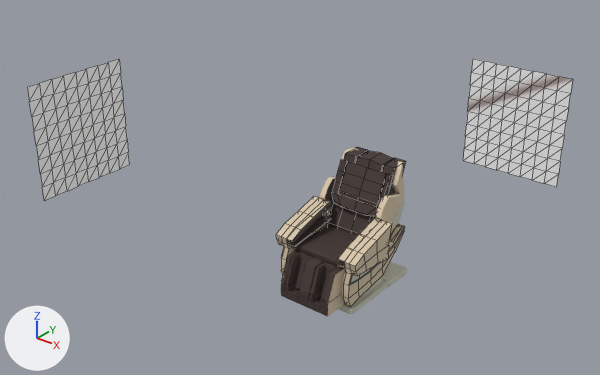
A saved change to the FBX model fbx/b.fbx.
Both versions are drawn from a 50 mm camera at (0.678, -0.957, 0.745) aimed at (-0.261, 0.216, 0.017). Arrows for +X, +Y and +Z are at lower left; the lights stay in place. Mesh edges are drawn as thin lines on the coarser meshes. Where no turn or scale is listed for an object, it has been applied to the vertices.
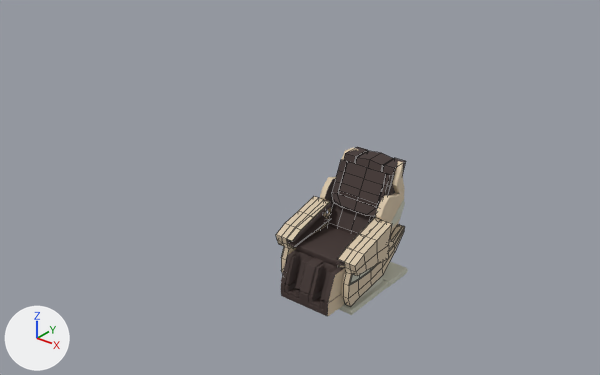
Boxes [x1, y1, x2, y2] around the edits, measured in the pictures (600 x 375 px):
'nurbsPlane2', deleted
    before: [463, 59, 573, 187]
'nurbsPlane1', deleted
    before: [27, 59, 130, 201]

Patch to the scene script:
```diff
--- a/fbx/b.fbx.py
+++ b/fbx/b.fbx.py
@@ ob_nurbsplane1 @@
-ob_nurbsplane1 = bpy.data.objects.new('nurbsPlane1', me_mesh_017)
-ob_nurbsplane1.location = (-0.656, 0.0, 0.112)
@@ ob_nurbsplane2 @@
-ob_nurbsplane2 = bpy.data.objects.new('nurbsPlane2', me_mesh_018)
-ob_nurbsplane2.location = (-0.004, 0.629, 0.093)
```
